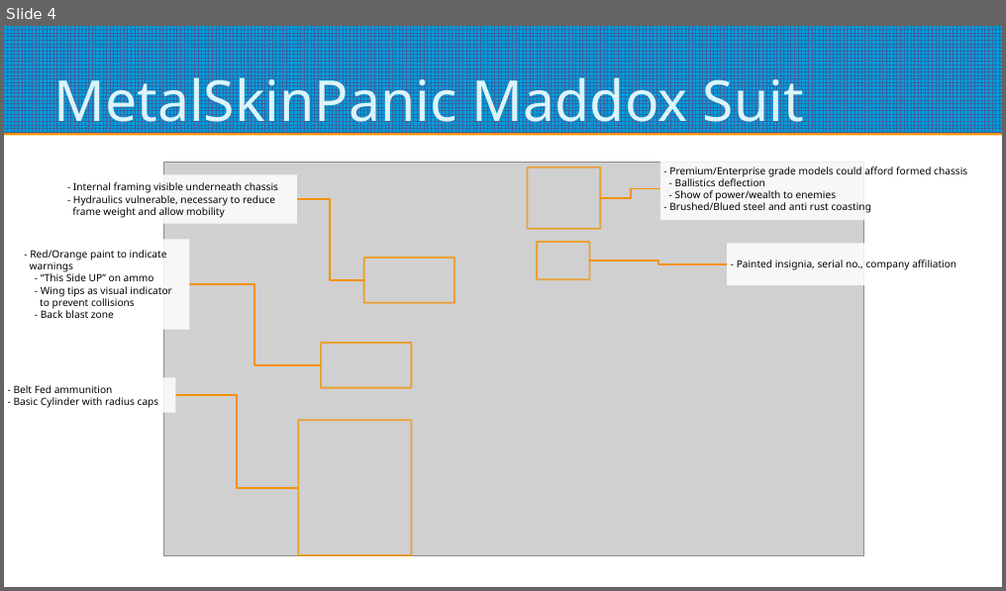
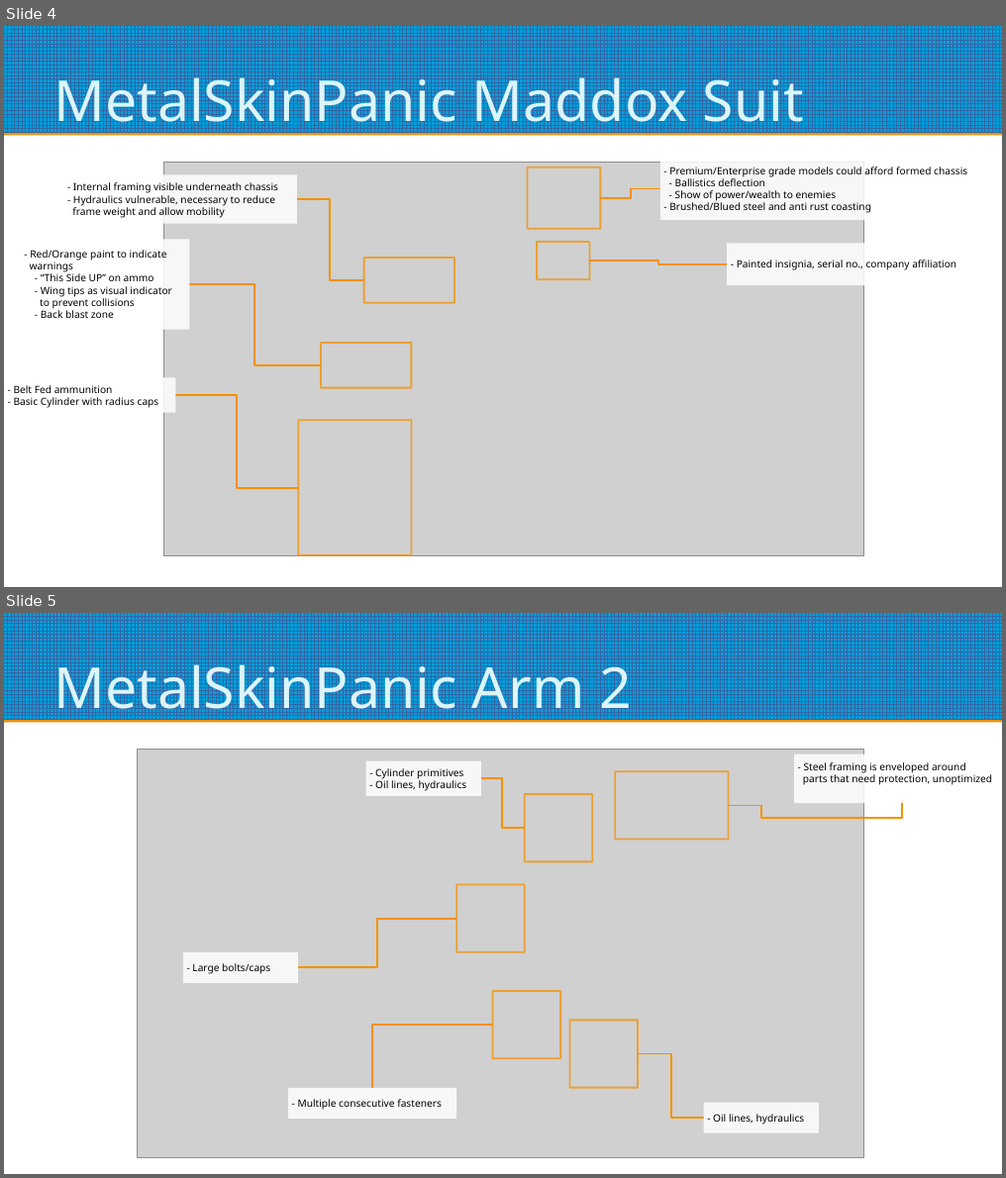
Before and after one commit to BarelyFunctionalCode/codename-uncapped, a slide deck: ArtReferences/Master Art Reference.odp. Shown one above the other, each under a label of ours: slide 4 before the commit, slides 4 and 5 after it. The pictures are 1006x591 and 1006x1178 pixels, drawn with LibreOffice and Linux fonts; fonts in the diff are those of the drawing; grey boxes stand for pictures. Boxes give left, top, right and bottom in pixels: in the first picture for what was removed or moved away, otherwise in the second. Text is boxed around its words. In the diff, an @@ line names an element or a change of style, - is before the commit and + after.

```diff
--- a/ArtReferences/Master Art Reference.odp
+++ b/ArtReferences/Master Art Reference.odp
@@ slide 5 added at (x1=4, y1=613, x2=1002, y2=1174), background #FFFFFF; not listed: 1 template element that a slide beside it also shows @@
@@ title added at (x1=54, y1=655, x2=632, y2=723), 45 pt, text #DBF5F9 @@
+MetalSkinPanic Arm 2
@@ picture added at (x1=137, y1=749, x2=864, y2=1158) @@
@@ rectangle added at (x1=795, y1=755, x2=1002, y2=803), fill #FFFFFF at 85% opacity, 8 pt, text #000000 @@
+- Steel framing is enveloped around
+parts that need protection, unoptimized
@@ rectangle added at (x1=366, y1=761, x2=481, y2=797), fill #FFFFFF at 85% opacity, 8 pt, text #000000 @@
+- Cylinder primitives
+- Oil lines, hydraulics
@@ elbow line added from (481, 778) to (525, 829), #F49100 1.42 pt @@
@@ rectangle added at (x1=615, y1=771, x2=729, y2=840), outline #F49100 1.42 pt @@
@@ rectangle added at (x1=525, y1=794, x2=593, y2=862), outline #F49100 1.42 pt @@
@@ elbow line added from (902, 799) to (729, 806), #F49100 1.42 pt @@
@@ rectangle added at (x1=456, y1=884, x2=525, y2=953), outline #F49100 1.42 pt @@
@@ elbow line added from (298, 968) to (456, 919), #F49100 1.42 pt @@
@@ rectangle added at (x1=183, y1=953, x2=298, y2=983), fill #FFFFFF at 85% opacity, 8 pt, text #000000 @@
+- Large bolts/caps
@@ rectangle added at (x1=493, y1=991, x2=561, y2=1059), outline #F49100 1.42 pt @@
@@ elbow line added from (372, 1088) to (493, 1025), #F49100 1.42 pt @@
@@ rectangle added at (x1=570, y1=1021, x2=638, y2=1088), outline #F49100 1.42 pt @@
@@ elbow line added from (704, 1118) to (638, 1054), #F49100 1.42 pt @@
@@ rectangle added at (x1=288, y1=1088, x2=456, y2=1119), fill #FFFFFF at 85% opacity, 8 pt, text #000000 @@
+- Multiple consecutive fasteners
@@ rectangle added at (x1=704, y1=1103, x2=819, y2=1134), fill #FFFFFF at 85% opacity, 8 pt, text #000000 @@
+- Oil lines, hydraulics
```
Also in this commit, not shown: 2 slides changed.
